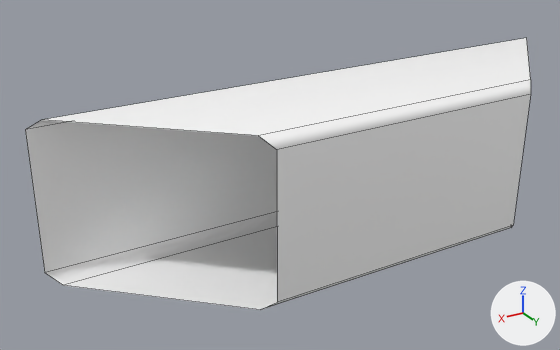
One commit to the FBX model Assets/Models/Temple_Wall_01/Temple_Wall_Extend_Short_01.fbx: the scene before it, then after it.
Both versions are drawn from a 50 mm lens placed at (0.0102, 0.0491, 0.0277), pointed at (-0.0174, 0.003, 0.0047). Every picture has the same lights, and +X, +Y and +Z are marked at lower right. Mesh edges are drawn as thin lines. Where no turn or scale is listed for an object, it has been applied to the vertices.

The first picture shows 'Wall_extend_Short'.
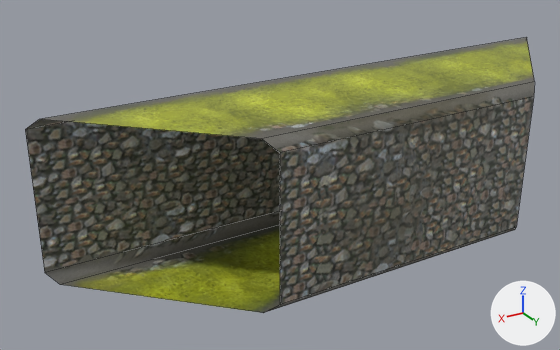
The change, as JSON lines over the scene's bpy script:
```json
{"op": "add", "block": "img_temple_wall_extend_short_01_diffuse_tga", "code": ["img_temple_wall_extend_short_01_diffuse_tga = load_image('Temple_Wall_Extend_Short_01_Diffuse.tga', 'Temple_Wall_Extend_Short_01_Diffuse.tga', 1024, 1024, 'sRGB')"]}
{"op": "add", "block": "mat_extend_short", "code": ["mat_extend_short = principled_material('Extend_Short')", "mat_extend_short.texture = img_temple_wall_extend_short_01_diffuse_tga"]}
{"block": "me_mesh", "where": "# used by ob_wall_extend_short; location = (0.0, 0.0, 0.0)"}
{"op": "remove", "block": "me_mesh", "code": "me_mesh.from_pydata(...)  # 16 vertices, 8 faces; spans x -0.0456..0.0, y 0.0..0.0117, z -0.0008..0.0115"}
{"op": "remove", "block": "me_mesh", "code": "me_mesh.materials.append(mat_lambert1)  # picture img_temple_wall_extend_short_01_diffuse__tga"}
{"op": "add", "block": "me_mesh", "code": "me_mesh.from_pydata(...)  # 16 vertices, 8 faces; spans x -0.0456..0.0, y 0.0..0.012, z -0.0008..0.0114"}
{"block": "me_mesh", "change": "me_mesh part 1: all 2 vertices in x -0.0336..-0.012, y 0.0117, z 0.0 are moved by (0.0, 0.0003, 0.0)"}
{"block": "me_mesh", "change": "me_mesh part 2: all 2 vertices in x -0.0344..-0.0112, y 0.0108, z 0.0115 are moved by (0.0, 0.0004, -0.0001)"}
{"block": "me_mesh", "change": "me_mesh part 3: all 2 vertices in x -0.0344..-0.0112, y 0.0108, z -0.0008 are moved by (0.0, 0.0004, 0.0)"}
{"block": "me_mesh", "change": "me_mesh part 4: all 2 vertices in x -0.0009, y 0.0009, z -0.0008..0.0114 are moved by (0.0001, -0.0001, 0.0)"}
{"block": "me_mesh", "change": "me_mesh part 5: texture (UV) coordinates of 8 of 8 faces, centred in x -0.0228, y 0.0..0.0117, z -0.0008..0.0115, changed; they spanned u 0.02..0.98, v 0.01..0.99 and now span u 0.01..1.0, v 0.01..0.99"}
{"op": "add", "block": "me_mesh", "code": "me_mesh.materials.append(mat_extend_short)  # picture img_temple_wall_extend_short_01_diffuse_tga"}
```

What differs and where, as boxes [x1, y1, x2, y2] in the pictures (560 x 350 px; the box of a moved part takes in the faces that stretch with it):
```json
{"object": "Wall_extend_Short", "change": "recoloured, reshaped, surface changed", "before": [25, 38, 531, 310], "after": [25, 37, 535, 313]}
{"part": 1, "of": "me_mesh", "change": "moved or reshaped", "before": [277, 94, 531, 302], "after": [280, 97, 534, 305]}
{"part": 2, "of": "me_mesh", "change": "moved or reshaped", "before": [259, 80, 531, 150], "after": [263, 82, 535, 153]}
{"part": 3, "of": "me_mesh", "change": "moved or reshaped", "before": [263, 226, 512, 309], "after": [264, 227, 516, 313]}
{"part": 4, "of": "me_mesh", "change": "moved or reshaped", "before": [27, 38, 531, 310], "after": [27, 37, 534, 313]}
{"part": 5, "of": "me_mesh", "change": "surface changed", "before": [25, 122, 277, 272], "after": [25, 122, 280, 272]}
```
